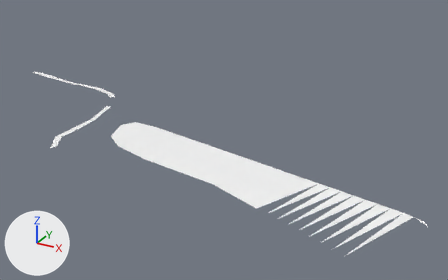
Two versions of the glTF model world/water/w_-15_-15.glb, one commit apart.
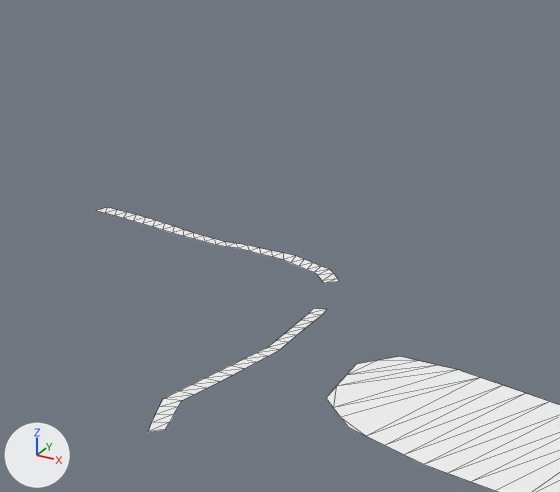
Each version appears first whole from a 50 mm lens placed at (-3677.4, 3476.8, 363.5), pointed at (-3761.8, 3630.2, 286.8), and next in a close-up on the part from 0% to 42% of the width and 0% to 60% of the height. Lighting does not change. The marker at lower left points along +X, +Y and +Z. The last two pictures show the newer version. The close-ups show mesh edges as thin lines.

Objects in the first close-up: 'eau'.
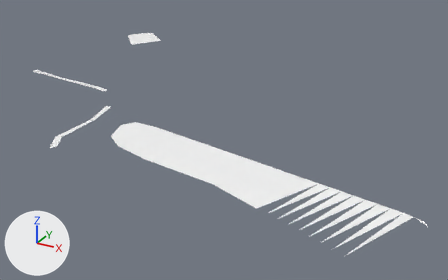
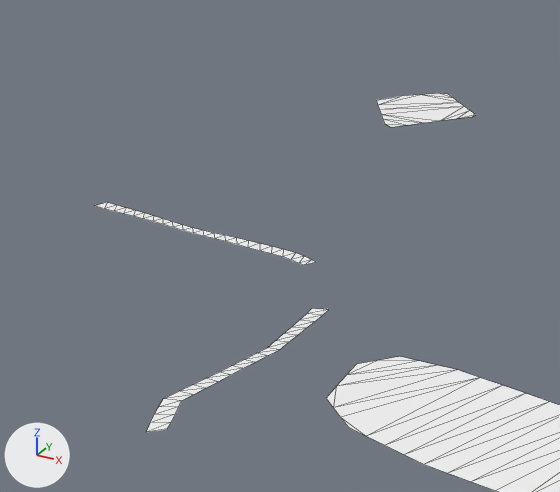
Changed parts and their boxes (x1, y1, x2, y2) in the close-ups (560 x 492 px):
'eau', reshaped
    before: (96, 207, 560, 492)
    after: (95, 93, 560, 492)
part 1 of me_eau, rebuilt (9% narrower, 17% shorter)
    before: (96, 207, 339, 283)
    after: (95, 202, 315, 265)
part 2 of me_eau, added
    after: (376, 93, 475, 127)

Edits to the bpy script that builds the scene:
```text
Change me_eau:
    used by ob_eau; location = (0.0, 0.0, 0.0)
    remove me_eau.from_pydata(...)  # 155 vertices, 140 faces; spans x -3840.6..-3692.7, y 3570.3..3632.7, z 296.1..298.9
    add me_eau.from_pydata(...)  # 170 vertices, 153 faces; spans x -3840.6..-3692.7, y 3570.3..3695.5, z 296.8..298.9
    me_eau part 1: the loose piece of 52 vertices spanning x -3840.6..-3796.8, y 3621.3..3632.7, z 296.1..297.3 is rebuilt with 44 vertices and now spans x -3840.6..-3802.9, y 3624.8..3632.8, z 296.8..297.3
    me_eau part 2: a new loose piece of 23 vertices spanning x -3840.5..-3822.9, y 3676.1..3695.5, z 297.4, in mat_water (white #ffffff)
    other edits to the shape of me_eau do not show in these pictures
```
